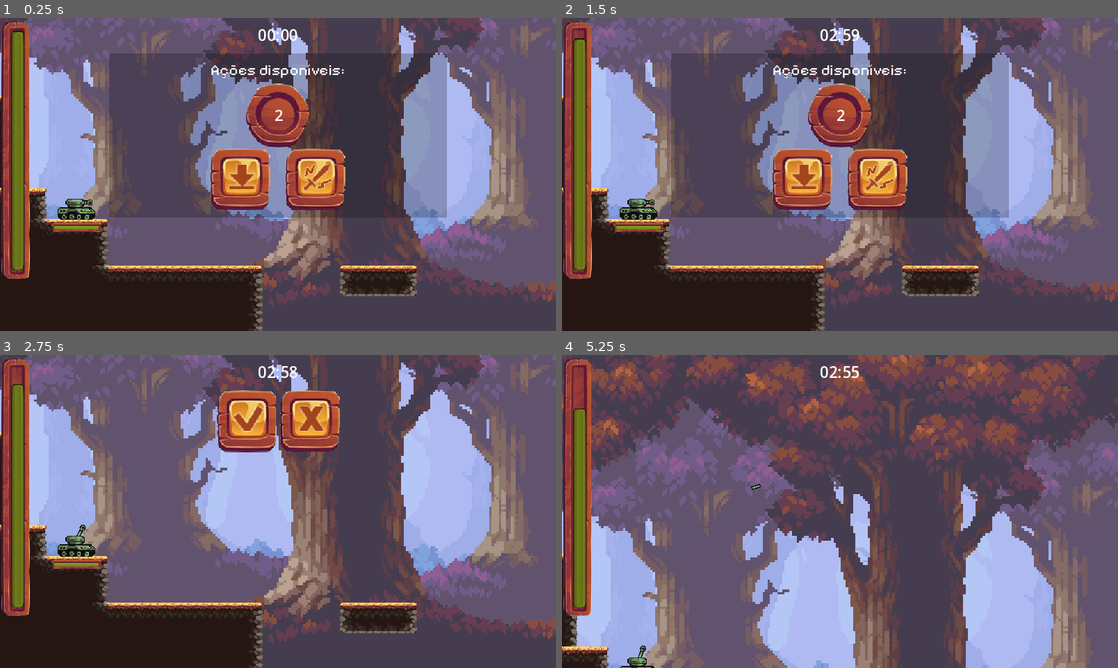
Above: before the commit, frames 1-4 (two rows, left to right).
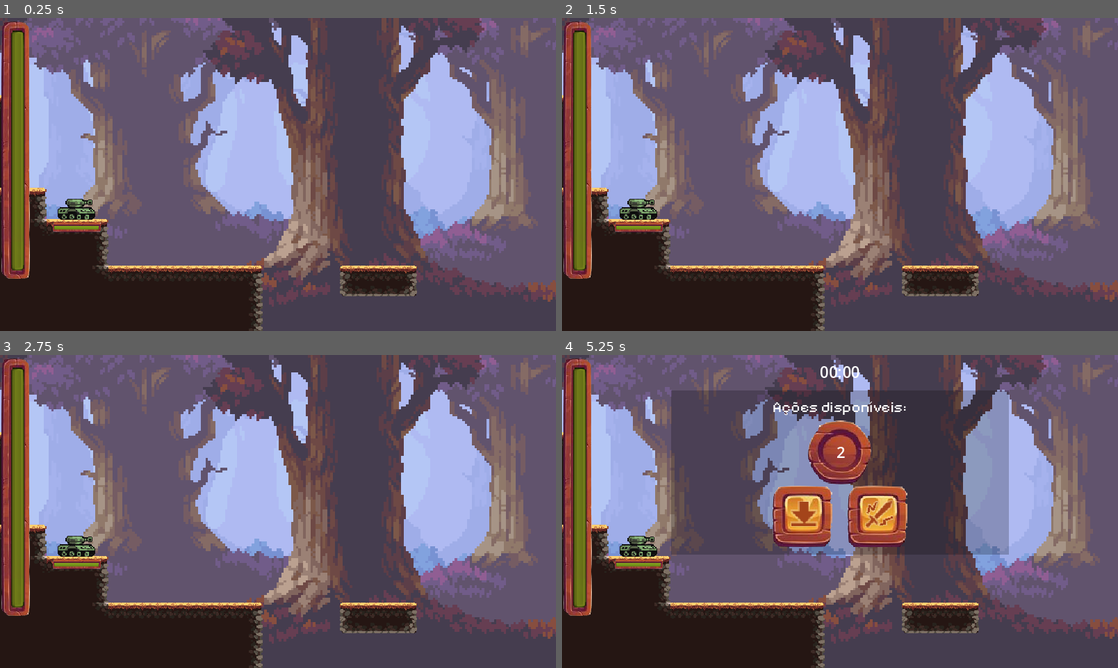
Above: after the commit, the same moments.

Repository: estenio12/tankWar
Game: Godot game, scene res://Maps/Arena.tscn
Two runs of this game, one before a commit and one after it. Both use one fixed random seed, a clock stepped at 60 frames per second and the inputs below.
Inputs (mouse positions are in pixels of both pictures, inside the frame that each line leads up to):
- Up to frame 1 (0.25 s): no input
- Up to frame 2 (1.5 s): click (801, 180) at 0.52 s; click (873, 83) at 1.27 s
- Up to frame 3 (2.75 s): click (316, 517) at 2.02 s
- Up to frame 4 (5.25 s): click (806, 420) at 2.77 s; click (806, 420) at 3.52 s

The runs differ from the first frame. In frame 1, 17% of the frame differs, in the area x 19-81%, y 3-64%; in frame 2, 17%; in frame 3, 4.4%; in frame 4, 72%, in the area x 0-100%, y 0-100%.

Commit message:
backup2025-02-01

Diff:
--- a/Client/Actors/Bullet/bullet.gd
+++ b/Client/Actors/Bullet/bullet.gd
@@ -4,6 +4,8 @@
 
 @onready var ref_green_bullet = $GreenPlayerBullet;
 @onready var ref_red_bullet   = $RedPlayerBullet;
+
+@export var ref_explosion: Node2D;
 
 # Somente existirá um projétil no jogo.
 var canMove: bool = false
@@ -13,25 +15,28 @@
 var gravidade: Vector2 = Vector2(0, 0.5)  # Gravidade em pixels/s² (ajuste conforme necessário)
 
 const MAX_LIMIT_Y: float = 350;
-const MAX_LIMIT_X: float = 1650;
+const MAX_LIMIT_X: float = 1220;
 
 const OUT_OF_BOUNDS_BULLET := Vector2(-109, 50);
 
 func _physics_process(delta: float) -> void:
+	visible = canMove;
+
 	if canMove:
-		# Atualize a direção com o efeito da gravidade
+		# Atualiza a direção com o efeito da gravidade
 		direction += gravidade * delta
 
-		# Atualize a posição com a direção e força
+		# Atualiza a posição com a direção e força
 		position += (direction.normalized() * delta) * force;
 
-		# Atualize o ângulo da bala para refletir sua direção atual
+		# Atualiza o ângulo da bala para refletir sua direção atual
 		angle = direction.angle()
 		rotation = angle
 
 		if(global_position.y > MAX_LIMIT_Y || global_position.x > MAX_LIMIT_X):
 			canMove = false;
-			BulletStop.emit(false, global_position, 0)
+			await get_tree().create_timer(2).timeout;
+			BulletStop.emit(false, 0)
 
 func fire(pposition: Vector2, pangle: float, pforce: int) -> void:
 	global_position = pposition;
@@ -57,10 +62,14 @@
 		direction *= -1;
 
 func _on_area_entered(area:Area2D) -> void:
+	ref_explosion.Active(global_position);
+	canMove = false;
+
+	await get_tree().create_timer(2).timeout;
+
+	# Aplica reset e emite para fora.
+	global_position = OUT_OF_BOUNDS_BULLET;
 	if(area && area.is_in_group("Player")):
-		BulletStop.emit(true, global_position, area.player_type)
+		BulletStop.emit(true, area.player_type)
 	else:
-		BulletStop.emit(false, global_position, 0)
-
-	global_position = OUT_OF_BOUNDS_BULLET;
-	canMove = false;
+		BulletStop.emit(false, 0)
--- a/Client/Actors/Player/Player.gd
+++ b/Client/Actors/Player/Player.gd
@@ -81,14 +81,18 @@
 	ref_red_tank.visible   = false;
 	ref_green_tank_hp_container.visible = true;
 	ref_red_tank_hp_container.visible   = false;
-	player_name = "Green Player";
 
 func LoadRedPlayer() -> void:
 	ref_red_tank.visible   = true;
 	ref_green_tank.visible = false;
 	ref_green_tank_hp_container.visible = false;
 	ref_red_tank_hp_container.visible   = true;
-	player_name = "Red Player";
+
+func LoadPlayerNames() -> void:
+	if(player_type == EGlobalEnums.PLAYER_TYPE.GREEN_PLAYER):
+		player_name = Global.nicknames[EGlobalEnums.PLAYER_TYPE.GREEN_PLAYER];
+	else:
+		player_name = Global.nicknames[EGlobalEnums.PLAYER_TYPE.RED_PLAYER];
 
 func SetPosition(newPos: Vector2) -> void:
 	if(!recording_last_postion):
--- a/Client/Maps/Arena.tscn
+++ b/Client/Maps/Arena.tscn
@@ -769,8 +769,9 @@
 position = Vector2(822, 105)
 gizmo_extents = 80.0
 
-[node name="Bullet" parent="." instance=ExtResource("8_52e3h")]
+[node name="Bullet" parent="." node_paths=PackedStringArray("ref_explosion") instance=ExtResource("8_52e3h")]
 position = Vector2(-109, 50)
+ref_explosion = NodePath("../BulletExplosion")
 
 [node name="GreenPlayer" parent="." instance=ExtResource("2_ojrsp")]
 position = Vector2(79, 86)
@@ -1104,6 +1105,7 @@
 horizontal_alignment = 1
 
 [node name="WonScreen" type="CenterContainer" parent="HUD"]
+visible = false
 anchors_preset = 15
 anchor_right = 1.0
 anchor_bottom = 1.0
--- a/Client/Maps/arena.gd
+++ b/Client/Maps/arena.gd
@@ -18,7 +18,6 @@
 @onready var ref_hud_winner_name: Label = $HUD/WonScreen/VBoxContainer/WinnerName;
 @onready var ref_hud_won_screen_close_game = $HUD/WonScreen/VBoxContainer/CloseGame;
 @onready var ref_bullet: Area2D = $Bullet;
-@onready var ref_explosion: Node2D = $BulletExplosion;
 @onready var ref_camera: Camera2D = $Camera2D;
 @onready var ref_hud_bar_screen: CenterContainer = $HUD/HUDGamplay;
 @onready var ref_hud_timer_label: Label = $HUD/HUDGamplay/Label;
@@ -64,6 +63,8 @@
 	UpdateLabelActionCount();
 
 	##### TEMPORARIO START THE GAME
+	Global.SendToServer({"netcode": EGlobalEnums.NETCODE.LOAD_GAME, "greenplayername": "P1", "redplayername": "P2", "my_tank": 1});
+	await get_tree().create_timer(5).timeout;
 	Global.SendToServer({"netcode": EGlobalEnums.NETCODE.START_GAME, "player": randi_range(0, 1)});
 
 func _physics_process(delta: float) -> void:
@@ -77,6 +78,8 @@
 		if(ref_hud_power_attack.value <= 0):
 			power_direction = 10;
 
+	ref_hud_turn_time.visible = Global.IsMyTank();
+
 func GetCurrentPlayer() -> CharacterBody2D:
 	return players[Global.GetCurrentPlayer()];
 
@@ -93,19 +96,22 @@
 
 	match(current_action):
 		EGlobalEnums.ACTION.MOVIMENT:
-			ref_hud_apply_action.visible = true;
-			placements[Global.GetCurrentPlayer()].visible = true;
+			if(Global.IsMyTank()):
+				ref_hud_apply_action.visible = true;
+				placements[Global.GetCurrentPlayer()].visible = true;
 		EGlobalEnums.ACTION.SELECTION:
-			UpdateLabelActionCount();
-			ref_hud_choose_action.visible = true;
+			if(Global.IsMyTank()):
+				UpdateLabelActionCount();
+				ref_hud_choose_action.visible = true;
 		EGlobalEnums.ACTION.CHANGE_PLAYER:
 			UpdateLabelActionCount();
 			ref_hud_change_player.visible = true;
 		EGlobalEnums.ACTION.ATTACK:
-			ref_hud_apply_action.visible = true;
-			if(attack_section == 2):
-				GetCurrentPlayer().select_angle_active = false;
-				ref_hud_power_attack_container.visible = true;
+			if(Global.IsMyTank()):
+				ref_hud_apply_action.visible = true;
+				if(attack_section == 2):
+					GetCurrentPlayer().select_angle_active = false;
+					ref_hud_power_attack_container.visible = true;
 
 func DisableAllHUDs() -> void:
 	ref_hud_apply_action.visible  	   = false;
@@ -195,6 +201,7 @@
 			# print("Debug Apply Attack: ", packet);
 			ref_camera.EnableTargetInBullet(true);
 			ref_bullet.fire(packet["position"], packet["angle"], packet["power"]);
+			ref_hud_turn_time_manager.stop();
 		EGlobalEnums.NETCODE.END_GAME:
 			ref_hud_turn_time_manager.stop();
 			ref_hud_turn_time.visible = false;
@@ -218,6 +225,10 @@
 			current_action = EGlobalEnums.ACTION.SELECTION;
 			ActionManager();
 			EnableTurnTime();
+		EGlobalEnums.NETCODE.LOAD_GAME:
+			Global.nicknames = [packet["greenplayername"], packet["redplayername"]];
+			ref_green_player.LoadPlayerNames()
+			ref_red_player.LoadPlayerNames()
 		EGlobalEnums.NETCODE.POWERUP:
 			pass
 
@@ -266,7 +277,7 @@
 			GetCurrentPlayer().select_angle_active = false;
 			ActionManager();
 
-func _on_bullet_stop(isPlayer: bool, ppos: Vector2, player_target: EGlobalEnums.PLAYER_TYPE) -> void:
+func _on_bullet_stop(isPlayer: bool, player_target: EGlobalEnums.PLAYER_TYPE) -> void:
 	if(!is_game_over):
 		if(isPlayer):
 			var current_p = Global.GetCurrentPlayer();
@@ -276,11 +287,13 @@
 			if(player_target == EGlobalEnums.PLAYER_TYPE.RED_PLAYER && current_p != EGlobalEnums.PLAYER_TYPE.RED_PLAYER):
 				ref_red_player.ApplyDamage();
 
-		ref_explosion.Active(ppos);
 		ref_camera.EnableTargetInBullet(false);
 
 		if(action_point <= 1):
 			await get_tree().create_timer(1).timeout;
+		else:
+			ref_hud_turn_time_manager.start(1);
+
 		current_action = EGlobalEnums.ACTION.SELECTION;
 		ApplyAction();
 
--- a/Client/Scripts/clientnetpacket.gd
+++ /dev/null
@@ -1,9 +0,0 @@
-extends Node
-
-class_name ClientNetPacket
-
-var net_code: EGlobalEnums.NETCODE = EGlobalEnums.NETCODE.SELECTION;
-var player_position: Vector2 = Vector2.ZERO;
-var HP: float = 100;
-var actions: int = 2;
-var powerup_acquired: EGlobalEnums.POWERUP = EGlobalEnums.POWERUP.NONE;
--- a/Client/Scripts/eplayerType.gd
+++ b/Client/Scripts/eplayerType.gd
@@ -29,7 +29,9 @@
 	SELECTION,
 	POWERUP,
 	END_GAME,
-	START_GAME
+	START_GAME,
+	LOAD_GAME,
+	REGISTER
 }
 
 enum POWERUP
--- a/Client/Scripts/global.gd
+++ b/Client/Scripts/global.gd
@@ -3,6 +3,8 @@
 signal ReceiveDataFromServer(packet: String);
 
 var current_player: EGlobalEnums.PLAYER_TYPE = EGlobalEnums.PLAYER_TYPE.GREEN_PLAYER;
+var my_tank: EGlobalEnums.PLAYER_TYPE = EGlobalEnums.PLAYER_TYPE.GREEN_PLAYER;
+var nicknames: Array[String] = ["GreenPlayer", "RedPlayer"]
 
 func ChangePlayer(player: EGlobalEnums.PLAYER_TYPE) -> void:
 	current_player = player;
@@ -10,8 +12,14 @@
 func GetCurrentPlayer() -> EGlobalEnums.PLAYER_TYPE:
 	return current_player;
 
+func IsMyTank() -> bool:
+	return my_tank == current_player;
+
 func SendToServer(packet: Dictionary) -> void:
 	FakeServer(packet);
+
+func LoadGame() -> void:
+	pass
 
 #region FAKE SERVER
 
@@ -52,6 +60,11 @@
 		EGlobalEnums.NETCODE.START_GAME:
 			pack += str(EGlobalEnums.NETCODE.START_GAME) + "|";
 			pack += str(packet["player"]);
+		EGlobalEnums.NETCODE.LOAD_GAME:
+			pack += str(EGlobalEnums.NETCODE.LOAD_GAME) + "|";
+			pack += str(packet["greenplayername"]) + "|";
+			pack += str(packet["redplayername"]) + "|";
+			pack += str(packet["my_tank"]);
 
 	ReceiveDataFromServer.emit(pack);
 
--- a/Client/Scripts/servernetpacket.gd
+++ b/Client/Scripts/servernetpacket.gd
@@ -32,6 +32,8 @@
 			_packet = {"netcode": net_code, "player": strPacketBlocks[1]};
 		EGlobalEnums.NETCODE.START_GAME:
 			_packet = {"netcode": net_code, "player": strPacketBlocks[1]};
+		EGlobalEnums.NETCODE.LOAD_GAME:
+			_packet = {"netcode": net_code, "greenplayername": strPacketBlocks[1], "redplayername": strPacketBlocks[2], "my_tank": int(strPacketBlocks[3]) as EGlobalEnums.PLAYER_TYPE};
 		EGlobalEnums.NETCODE.POWERUP:
 			_packet = {"netcode": net_code, "powerup": strPacketBlocks[1]};
 
